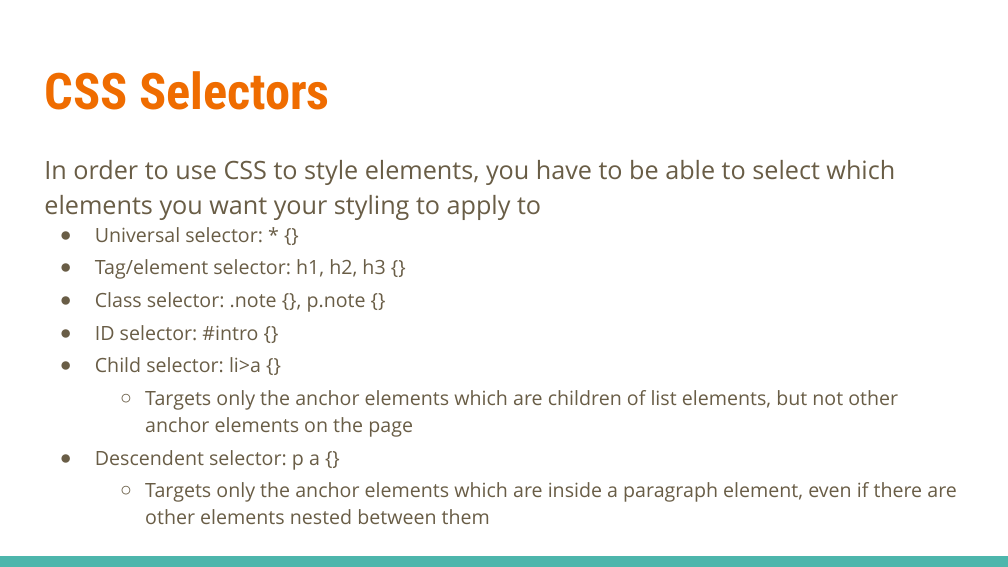
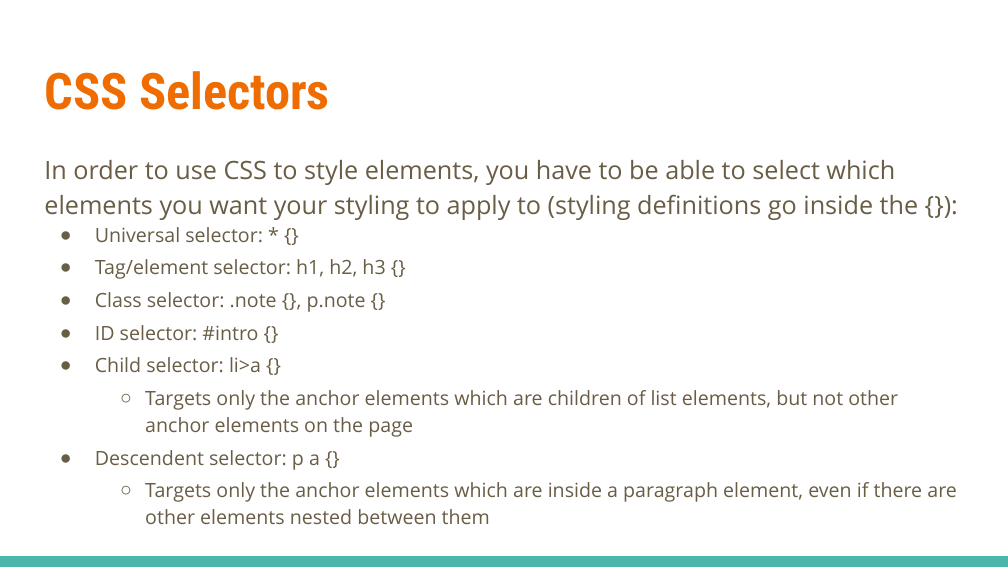
Before and after one commit to linkedin/high-school-trainee, a slide deck: slide 16 of Week_1/Lectures/1.3_HTML_and_CSS.pptx (slide 14 before the commit). Drawn at 1008x567 pixels with LibreOffice and Linux fonts; fonts in the diff are those of the drawing. Boxes give left, top, right and bottom in pixels: in the first picture for what was removed or moved away, otherwise in the second. Text is boxed around its words. In the diff, an @@ line names an element or a change of style, - is before the commit and + after.

```diff
--- a/Week_1/Lectures/1.3_HTML_and_CSS.pptx
+++ b/Week_1/Lectures/1.3_HTML_and_CSS.pptx
@@ text at bbox=[44, 160, 918, 220]: text changed @@
-In order to use CSS to style elements, you have to be able to select which elements you want your styling to apply to
+In order to use CSS to style elements, you have to be able to select which elements you want your styling to apply to (styling definitions go inside the {}):
```
Also in this commit, not shown: 12 other slides changed, 2 slides added, 3 other files.
